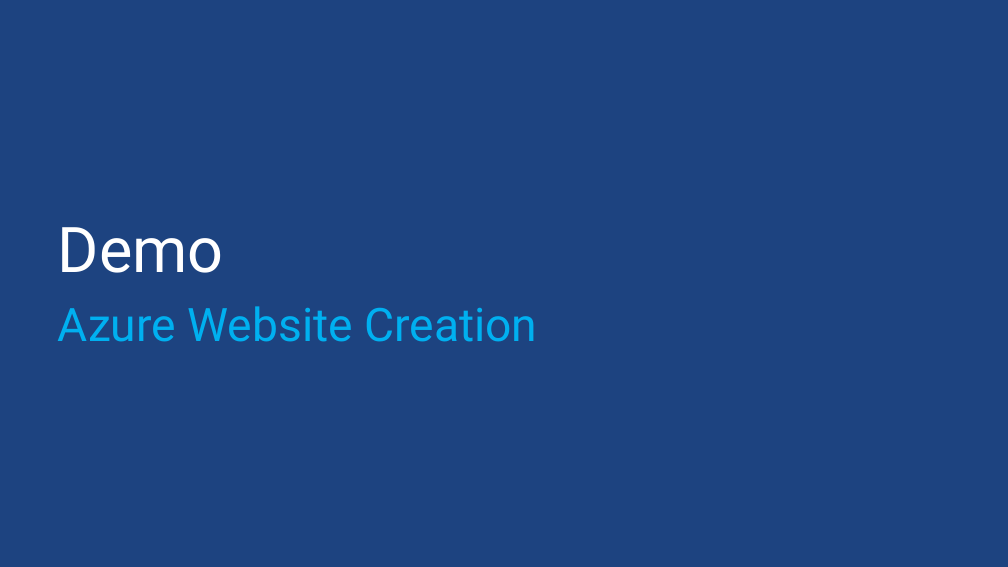
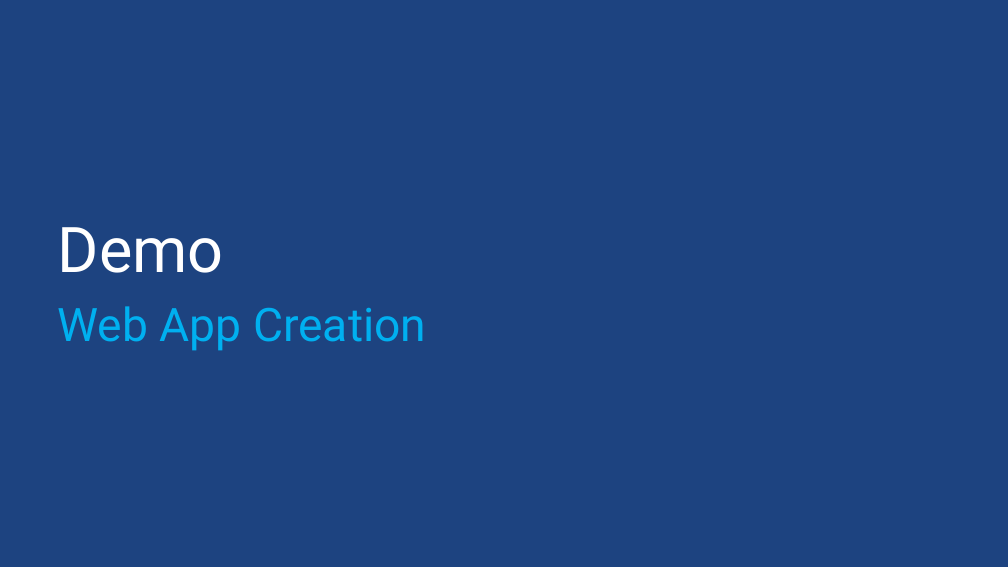
Before and after one commit to sack212/BasicAzureCamp, a slide deck: slide 5 of Presentation/Web/Web.pptx. Drawn at 1008x567 pixels with LibreOffice and Linux fonts; fonts in the diff are those of the drawing; background and template pictures are left out. Boxes give left, top, right and bottom in pixels: in the first picture for what was removed or moved away, otherwise in the second. Text is boxed around its words. In the diff, an @@ line names an element or a change of style, - is before the commit and + after.

Commit message:
Web deck and demo walkthrough update

```diff
--- a/Presentation/Web/Web.pptx
+++ b/Presentation/Web/Web.pptx
@@ subtitle at (58, 306, 426, 351): text changed @@
-Azure Website Creation
+Web App Creation
```
Also in this commit, not shown: 19 other slides changed, 3 slides removed, 1 other file.
